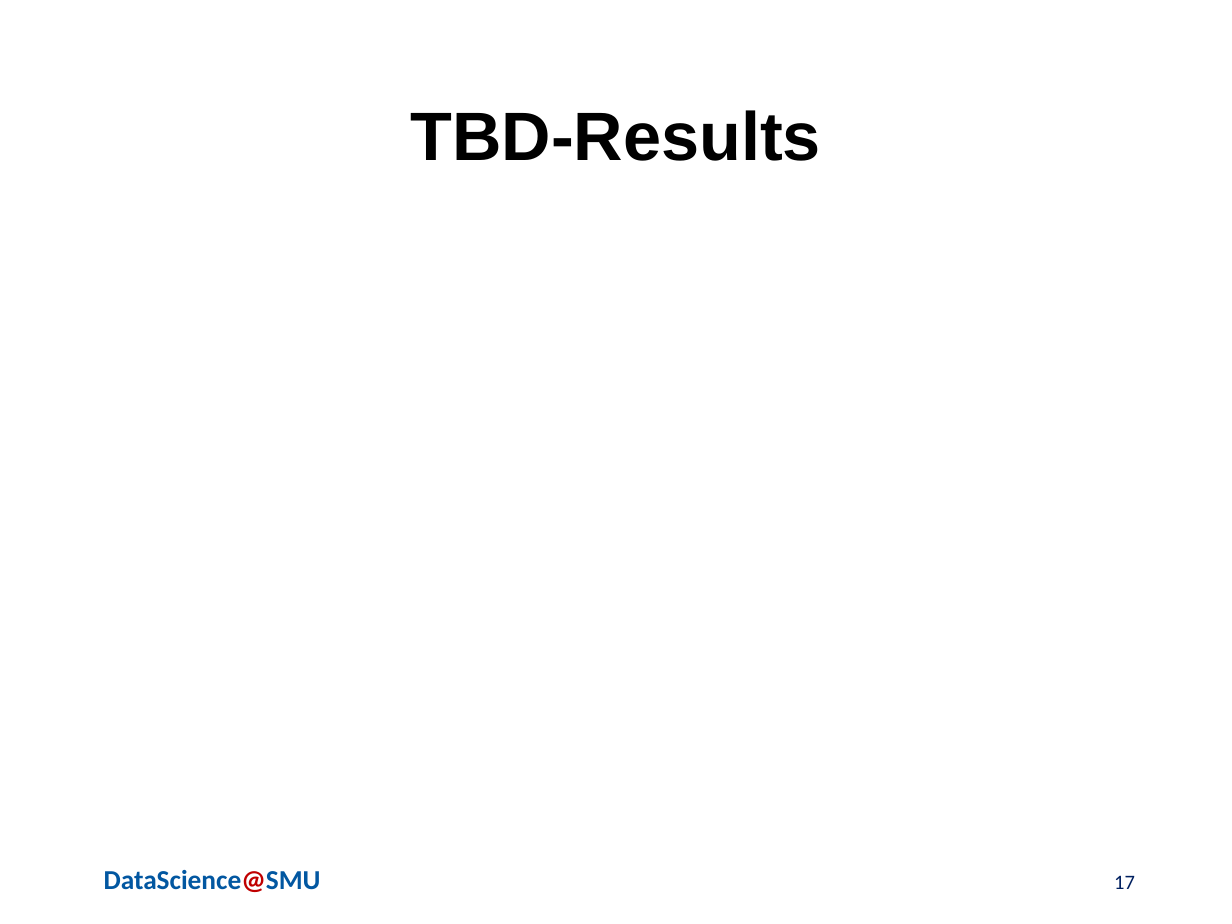
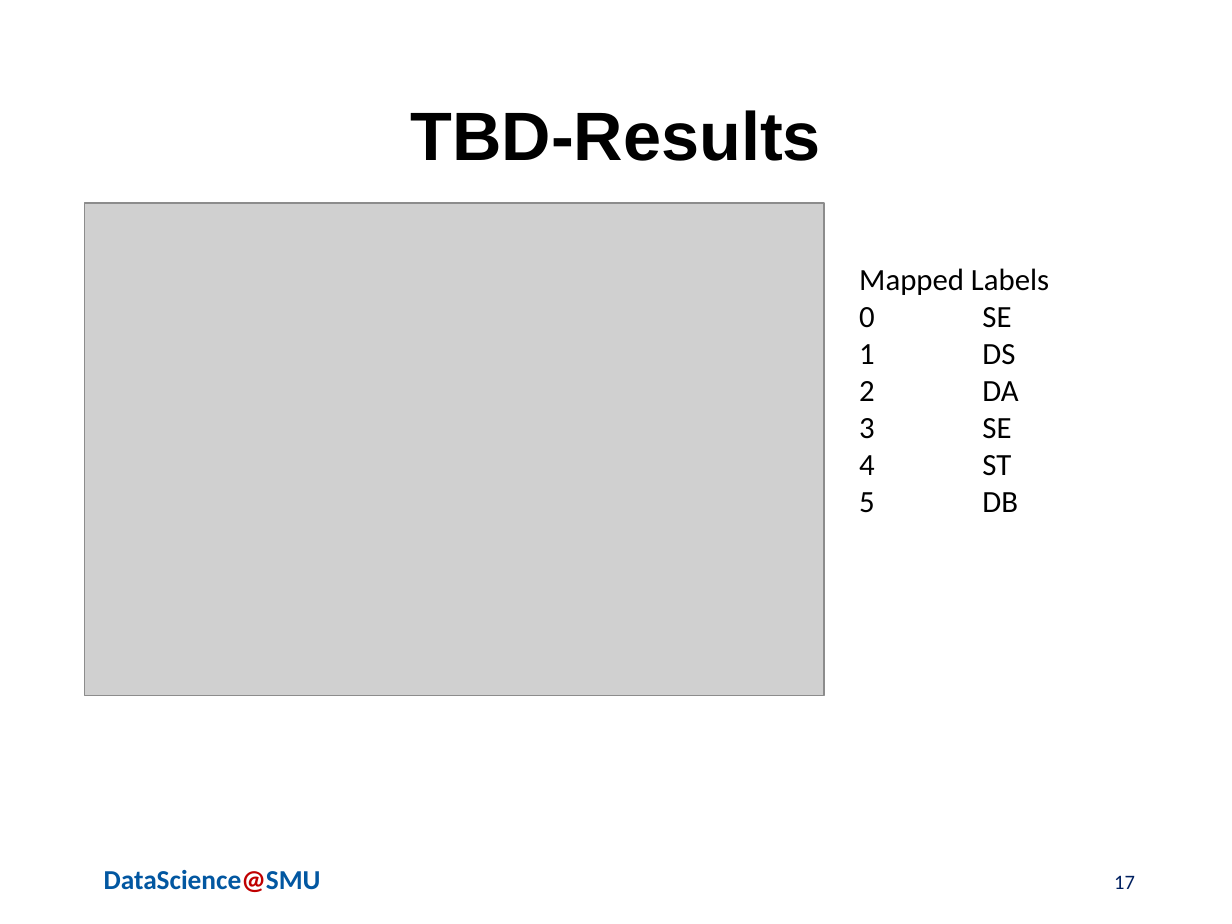
Before and after one commit to anhainguyen82/Capstone, a slide deck: slide 17 of MSDSPresentationDRAFT.pptx. Drawn at 1232x924 pixels with LibreOffice and Linux fonts; fonts in the diff are those of the drawing; grey boxes stand for pictures; background and template pictures are left out. Boxes give left, top, right and bottom in pixels: in the first picture for what was removed or moved away, otherwise in the second. Text is boxed around its words. In the diff, an @@ line names an element or a change of style, - is before the commit and + after.

Commit message:
update draft presentation

```diff
--- a/MSDSPresentationDRAFT.pptx
+++ b/MSDSPresentationDRAFT.pptx
@@ picture added at [85, 203, 824, 696] @@
@@ text added at [859, 268, 1049, 513], 18 pt, text #000000 @@
+Mapped Labels
+0 SE
+1 DS
+2 DA
+3 SE
+4 ST
+5 DB
```
